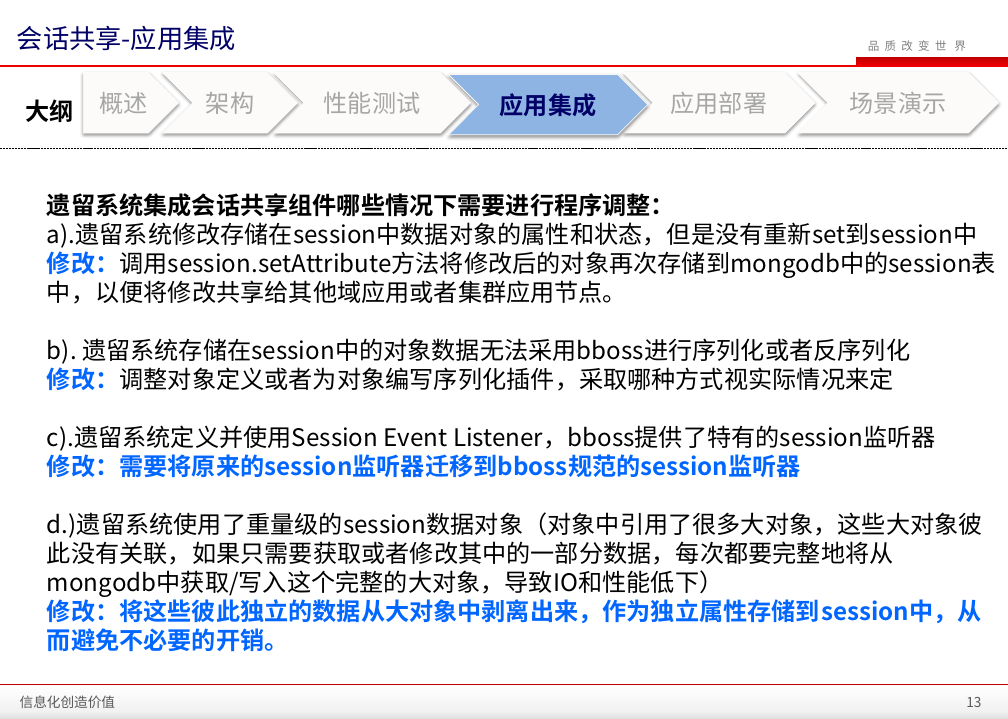
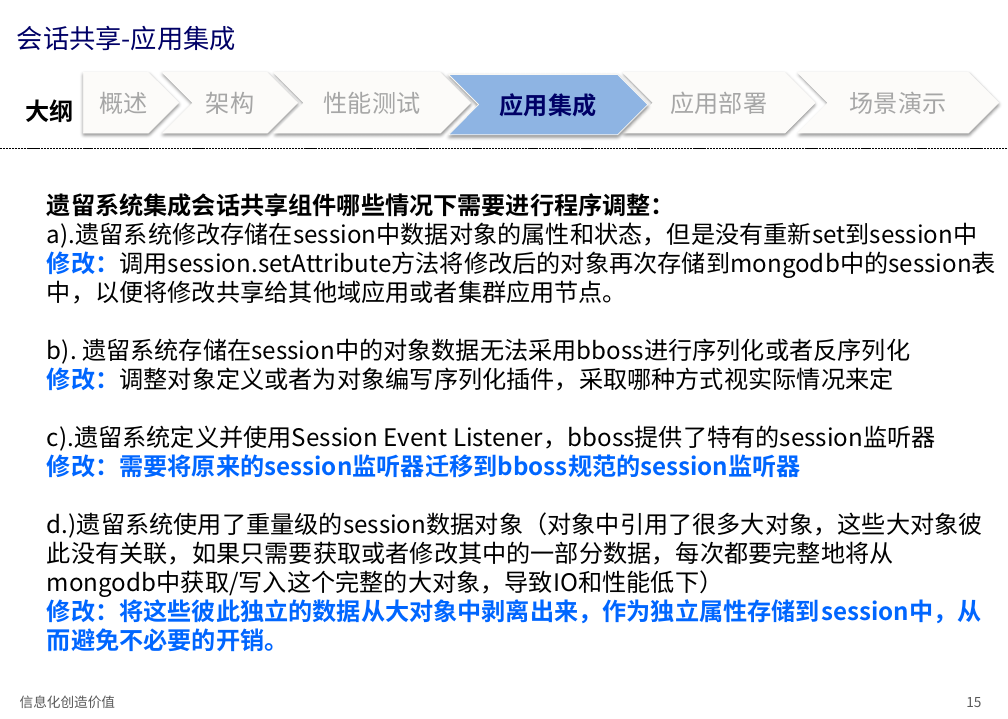
Before and after one commit to zhanght86/bboss-cms, a slide deck: slide 15 of 文档/SanyPDP平台会话共享介绍.pptx (slide 13 before the commit). Drawn at 1008x719 pixels with LibreOffice and Linux fonts; fonts in the diff are those of the drawing; background and template pictures are left out. Boxes give left, top, right and bottom in pixels: in the first picture for what was removed or moved away, otherwise in the second. Text is boxed around its words. In the diff, an @@ line names an element or a change of style, - is before the commit and + after.

Commit message:
完善session共享使用文档

```diff
--- a/文档/SanyPDP平台会话共享介绍.pptx
+++ b/文档/SanyPDP平台会话共享介绍.pptx
@@ rectangle removed at [856, 57, 1008, 66] @@
@@ text removed at [868, 40, 966, 51] @@
-品 质 改 变 世 界
@@ line removed from (0, 66) to (1008, 66) @@
@@ rectangle removed at [0, 684, 1008, 719] @@
@@ line removed from (0, 684) to (1008, 684) @@
@@ page number at [966, 697, 981, 707]: text changed @@
-13
+15
```
Also in this commit, not shown: 26 other slides changed, 5 slides added, 1 slide removed.
